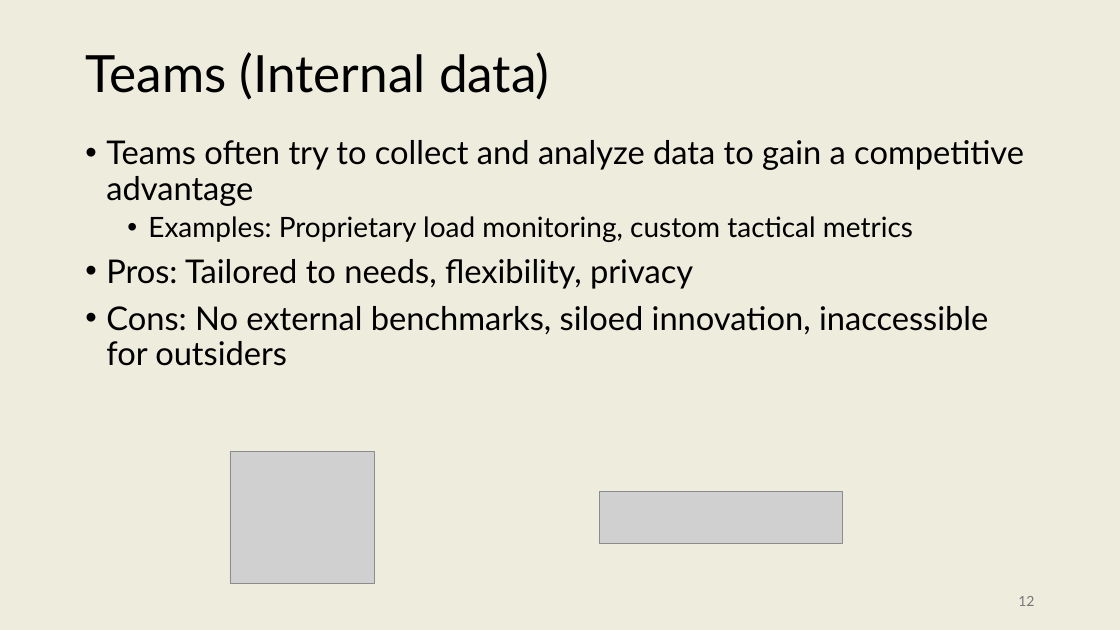
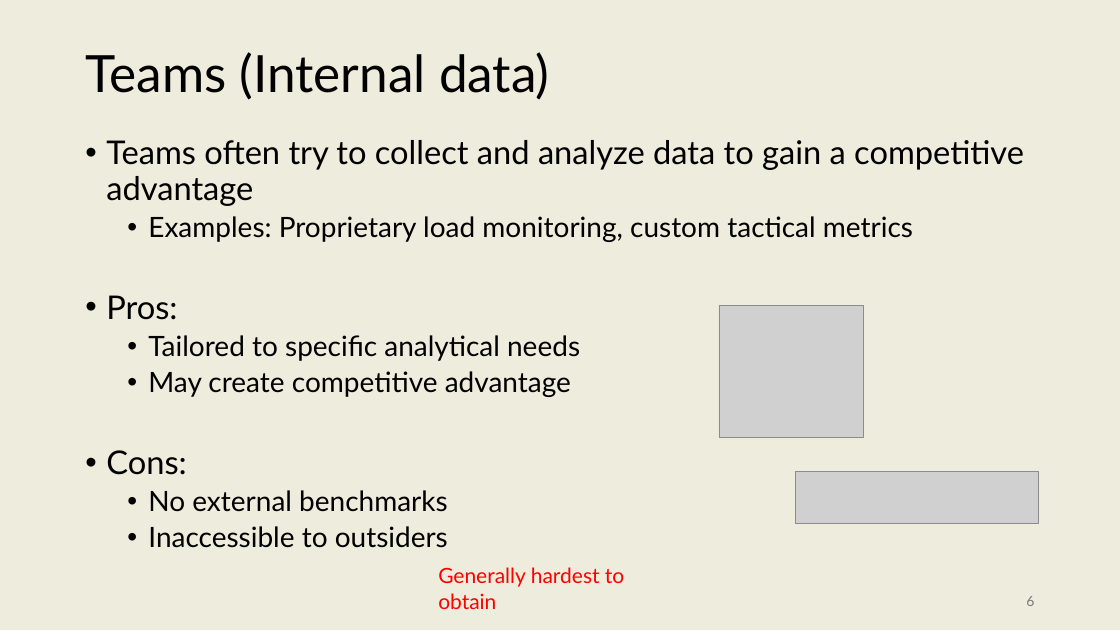
Before and after one commit to onishisaryu/HES-3000-Sports-Data-Analytics, a slide deck: slide 6 of pptx/Lecture4.pptx (slide 12 before the commit). Drawn at 1120x630 pixels with LibreOffice and Linux fonts; fonts in the diff are those of the drawing; grey boxes stand for pictures. Boxes give left, top, right and bottom in pixels: in the first picture for what was removed or moved away, otherwise in the second. Text is boxed around its words. In the diff, an @@ line names an element or a change of style, - is before the commit and + after.

```diff
--- a/pptx/Lecture4.pptx
+++ b/pptx/Lecture4.pptx
@@ text at (106,295,580,548): text changed; size 28 to 24 pt @@
-• Pros: Tailored to needs, flexibility, privacy
-• Cons: No external benchmarks, siloed innovation, inaccessible for outsiders
+• Pros:
+  • Tailored to specific analytical needs
+  • May create competitive advantage
+• Cons:
+  • No external benchmarks
+  • Inaccessible to outsiders
@@ picture: place and size @@
-picture at (230,452,375,585)
+picture at (719,306,864,439)
@@ picture: place and size @@
-picture at (600,492,843,544)
+picture at (796,471,1038,523)
@@ text added at (438,567,624,609), 18 pt, text #FF0000 @@
+Generally hardest to obtain
@@ page number at (1026,596,1034,606): text changed @@
-12
+6
```
Also in this commit, not shown: 13 other slides changed, 10 slides added, 4 slides removed, 6 other files.
